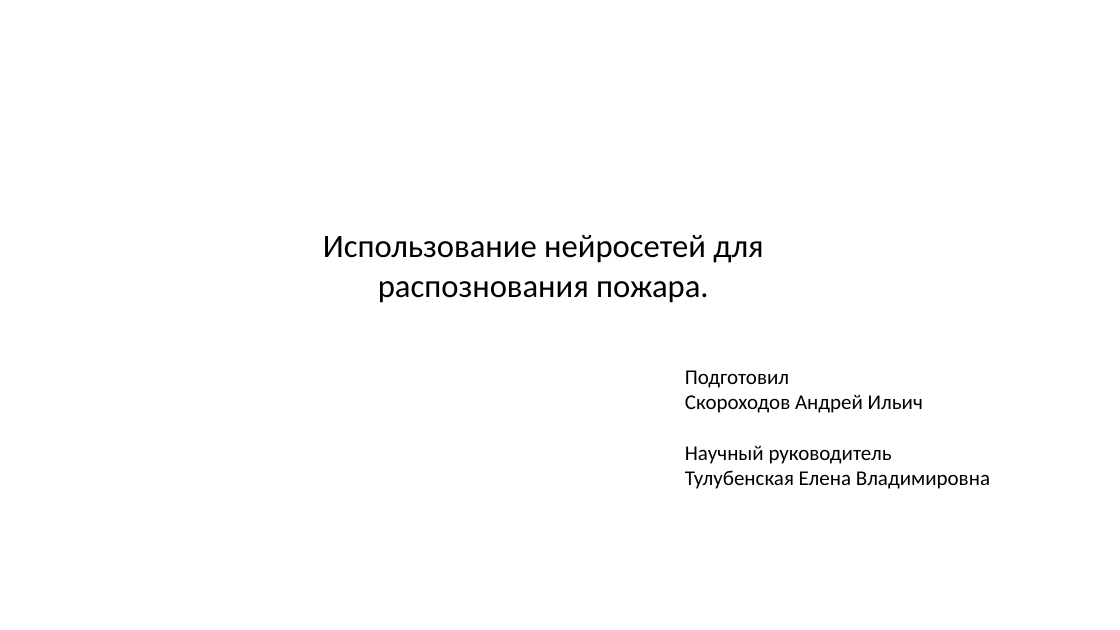
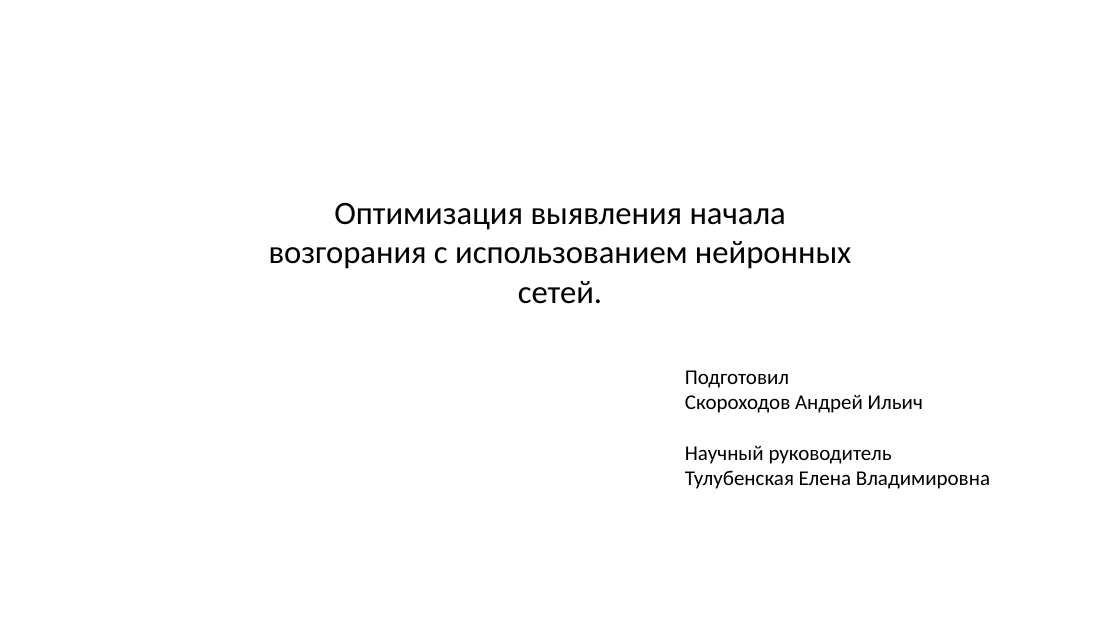
Before and after one commit to skoranProg/fire_detector, a slide deck: slide 1 of nw.pptx. Drawn at 1120x630 pixels with LibreOffice and Linux fonts; fonts in the diff are those of the drawing. Boxes give left, top, right and bottom in pixels: in the first picture for what was removed or moved away, otherwise in the second. Text is boxed around its words. In the diff, an @@ line names an element or a change of style, - is before the commit and + after.

```diff
--- a/nw.pptx
+++ b/nw.pptx
@@ text at bbox=[269, 202, 851, 304]: text changed @@
-Использование нейросетей для распознования пожара.
+Оптимизация выявления начала возгорания с использованием нейронных сетей.
```
Also in this commit, not shown: 1 other file.
